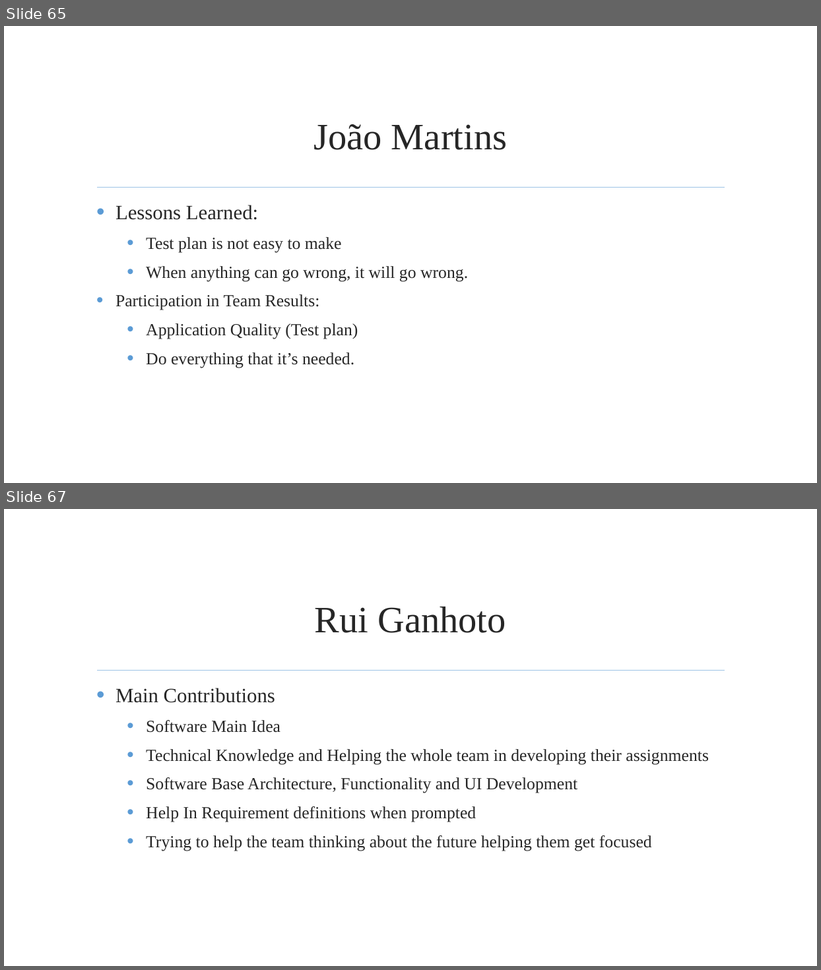
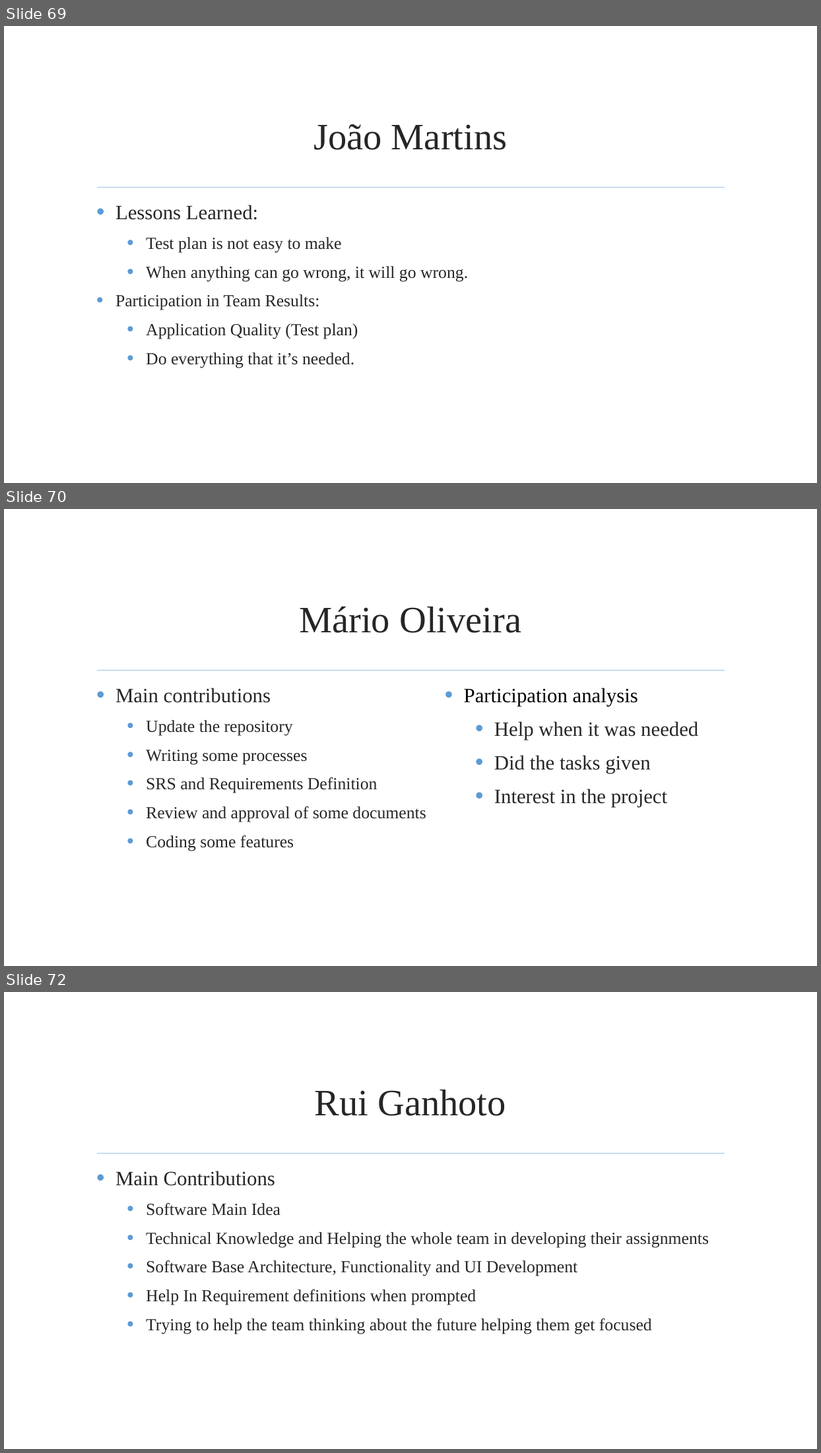
Before and after one commit to jmgirao/projetosoftware1213, a slide deck: Final Presentation/Presentation.pptx. Shown one above the other, each under a label of ours: slides 65 and 67 before the commit, slides 69, 70 and 72 after it; the slides between them are not shown. The pictures are 821x970 and 821x1453 pixels, drawn with LibreOffice and Linux fonts; fonts in the diff are those of the drawing; background and template pictures are left out. Boxes give left, top, right and bottom in pixels: in the first picture for what was removed or moved away, otherwise in the second. Text is boxed around its words. In the diff, an @@ line names an element or a change of style, - is before the commit and + after.

```diff
--- a/Final Presentation/Presentation.pptx
+++ b/Final Presentation/Presentation.pptx
@@ slide 70 added at box(4, 509, 817, 966), background picture (left out); not listed: 1 template element that a slide beside it also shows @@
@@ title added at box(299, 606, 521, 633), 44 pt, text #262626 @@
+Mário Oliveira
@@ text added at box(116, 688, 426, 851), 20 pt, text #262626 @@
+• Main contributions
+  • Update the repository
+  • Writing some processes
+  • SRS and Requirements Definition
+  • Review and approval of some documents
+  • Coding some features
@@ text added at box(464, 688, 698, 807), 24 pt, text #262626 @@
+• Participation analysis
+  • Help when it was needed
+  • Did the tasks given
+  • Interest in the project
@@ what was slide 65 is now slide 69 @@
@@ what was slide 67 is now slide 72 @@
```
Also in this commit, not shown: 6 other slides added, 2 slides removed.
